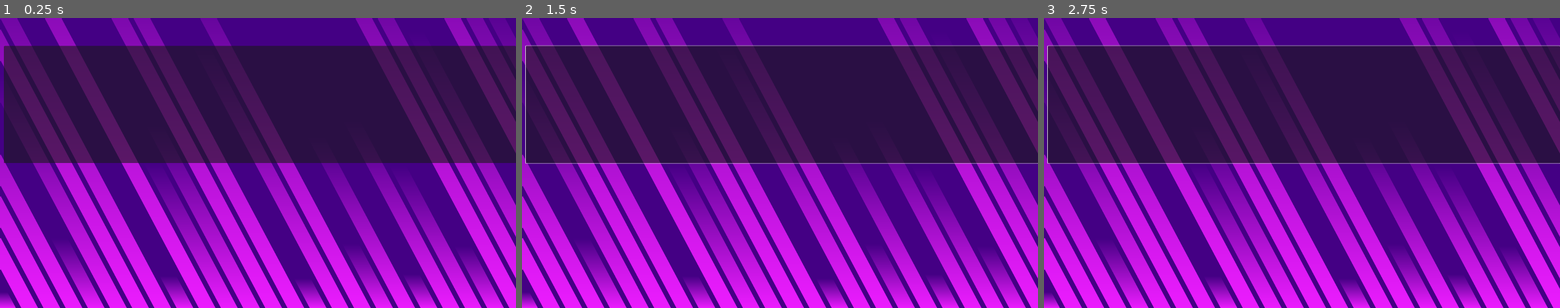
Above: before the commit, frames 1-3 (left to right).
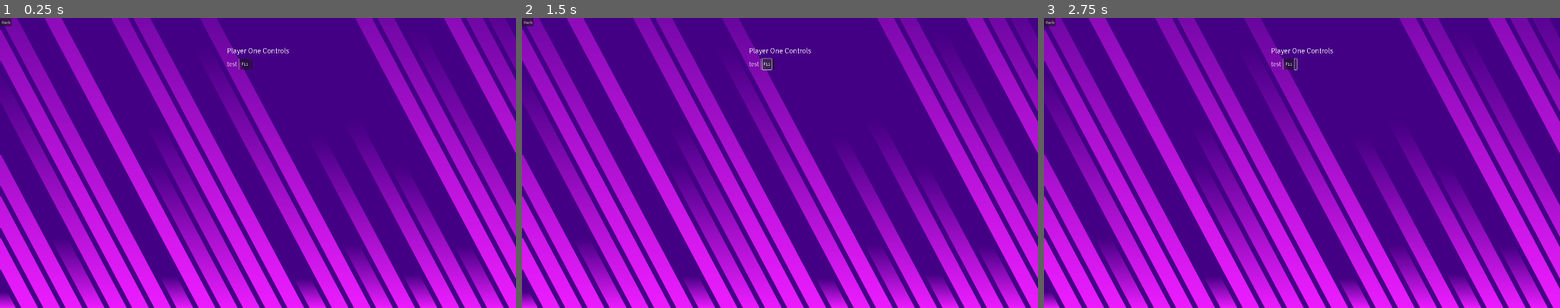
Above: after the commit, the same moments.

Repository: SHyguymoll/FightingGameEngine
Game: Godot game, scene res://scenes/Menu.tscn
Same seed, same stepped clock (60 frames per second), same inputs: the game is played once before the commit and once after it.
Inputs (mouse positions are in pixels of both pictures, inside the frame that each line leads up to):
- Up to frame 1 (0.25 s): no input
- Up to frame 2 (1.5 s): click (527, 20) at 0.5 s, where only the run after the commit has a clickable "Back"; click (764, 64) at 1.25 s, where only the run after the commit has a clickable "F11"
- Up to frame 3 (2.75 s): click (1296, 64) at 2.02 s

The runs differ from the first frame. In frame 1, 40% of the frame differs, in the area x 0-100%, y 0-50%; in frame 2, 41%; in frame 3, 41%, in the area x 0-100%, y 0-51%.

Commit message:
input item scene

Diff:
--- a/scenes/InputItem.tscn
+++ b/scenes/InputItem.tscn
@@ -1,6 +1,7 @@
-[gd_scene load_steps=2 format=3 uid="uid://c72slly80e3ji"]
+[gd_scene load_steps=3 format=3 uid="uid://c72slly80e3ji"]
 
 [ext_resource type="Script" path="res://scripts/input_item.gd" id="1_6k411"]
+[ext_resource type="Theme" uid="uid://bxve8gxn74gvo" path="res://menu_theme.tres" id="2_n7ltq"]
 
 [node name="InputItem" type="Panel"]
 anchors_preset = 15
@@ -17,12 +18,16 @@
 
 [node name="ButtonName" type="Label" parent="HBox"]
 layout_mode = 2
+theme = ExtResource("2_n7ltq")
+theme_type_variation = &"HeaderMedium"
 
 [node name="VSeparator" type="VSeparator" parent="HBox"]
 layout_mode = 2
 
 [node name="KeyboardInput" type="Button" parent="HBox"]
 layout_mode = 2
+theme = ExtResource("2_n7ltq")
 
 [node name="JoypadInput" type="Button" parent="HBox"]
 layout_mode = 2
+theme = ExtResource("2_n7ltq")
--- a/scenes/Menu.tscn
+++ b/scenes/Menu.tscn
@@ -1,10 +1,11 @@
-[gd_scene load_steps=7 format=3 uid="uid://0jmbhr7a3m4k"]
+[gd_scene load_steps=8 format=3 uid="uid://0jmbhr7a3m4k"]
 
 [ext_resource type="Script" path="res://scripts/menu.gd" id="1"]
 [ext_resource type="Texture2D" uid="uid://cc6cwk2ecso0v" path="res://Content/Art/Menu/MenuBackground.png" id="2_ixfup"]
 [ext_resource type="Texture2D" uid="uid://bcw0jd2sssv4q" path="res://Content/Art/Menu/CharacterSelect/CharacterSelectBackground.png" id="3_qummo"]
 [ext_resource type="PackedScene" uid="uid://dsbw58c55oan3" path="res://Content/Art/Menu/Logo/Logo.tscn" id="3_yapes"]
 [ext_resource type="Theme" uid="uid://bxve8gxn74gvo" path="res://menu_theme.tres" id="4_262sp"]
+[ext_resource type="PackedScene" uid="uid://c72slly80e3ji" path="res://scenes/InputItem.tscn" id="6_4c8tv"]
 
 [sub_resource type="Environment" id="2"]
 background_mode = 3
@@ -74,19 +75,41 @@
 [node name="ControlButtons" type="CanvasLayer" parent="."]
 layer = 2
 
-[node name="HSplitContainer" type="HSplitContainer" parent="ControlButtons"]
+[node name="FullOuter" type="HBoxContainer" parent="ControlButtons"]
 anchors_preset = 14
 anchor_top = 0.5
 anchor_right = 1.0
 anchor_bottom = 0.5
 offset_top = -438.0
+offset_bottom = 328.0
 grow_horizontal = 2
 grow_vertical = 2
+theme = ExtResource("4_262sp")
+alignment = 1
 
-[node name="Player1Controls" type="ItemList" parent="ControlButtons/HSplitContainer"]
+[node name="P1BoxOuter" type="VBoxContainer" parent="ControlButtons/FullOuter"]
 layout_mode = 2
+theme = ExtResource("4_262sp")
 
-[node name="Player2Controls" type="ItemList" parent="ControlButtons/HSplitContainer"]
+[node name="Label" type="Label" parent="ControlButtons/FullOuter/P1BoxOuter"]
 layout_mode = 2
+theme = ExtResource("4_262sp")
+theme_type_variation = &"HeaderLarge"
+text = "Player One Controls"
+
+[node name="HSeparator" type="HSeparator" parent="ControlButtons/FullOuter/P1BoxOuter"]
+layout_mode = 2
+theme = ExtResource("4_262sp")
+
+[node name="InputItem" parent="ControlButtons/FullOuter/P1BoxOuter" instance=ExtResource("6_4c8tv")]
+layout_mode = 2
+input_to_update = &"sync_debug"
+visible_name = &"test"
+
+[node name="Button" type="Button" parent="ControlButtons"]
+offset_right = 8.0
+offset_bottom = 8.0
+theme = ExtResource("4_262sp")
+text = "Back"
 
 [connection signal="pressed" from="MenuButtons/PlayerVsPlayer" to="." method="_on_PlayerVsPlayer_pressed"]
--- a/scripts/Menu.gd
+++ b/scripts/Menu.gd
@@ -336,7 +336,7 @@
 	($LogoLayer/Logo as Node3D).hide()
 
 func show_controls_screen():
-	pass
+	$ControlButtons/FullOuter.show()
 
 
 func hide_controls_screen():
--- a/scripts/input_item.gd
+++ b/scripts/input_item.gd
@@ -1,10 +1,12 @@
 extends Panel
 
 @export var input_to_update : StringName
+@export var visible_name : StringName
 var kb_assigned := false
 var jp_assigned := false
 
 func _ready():
+	$HBox/ButtonName.text = visible_name
 	for event in InputMap.action_get_events(input_to_update):
 		if event is InputEventKey and not kb_assigned:
 			$HBox/KeyboardInput.text = event.as_text()
